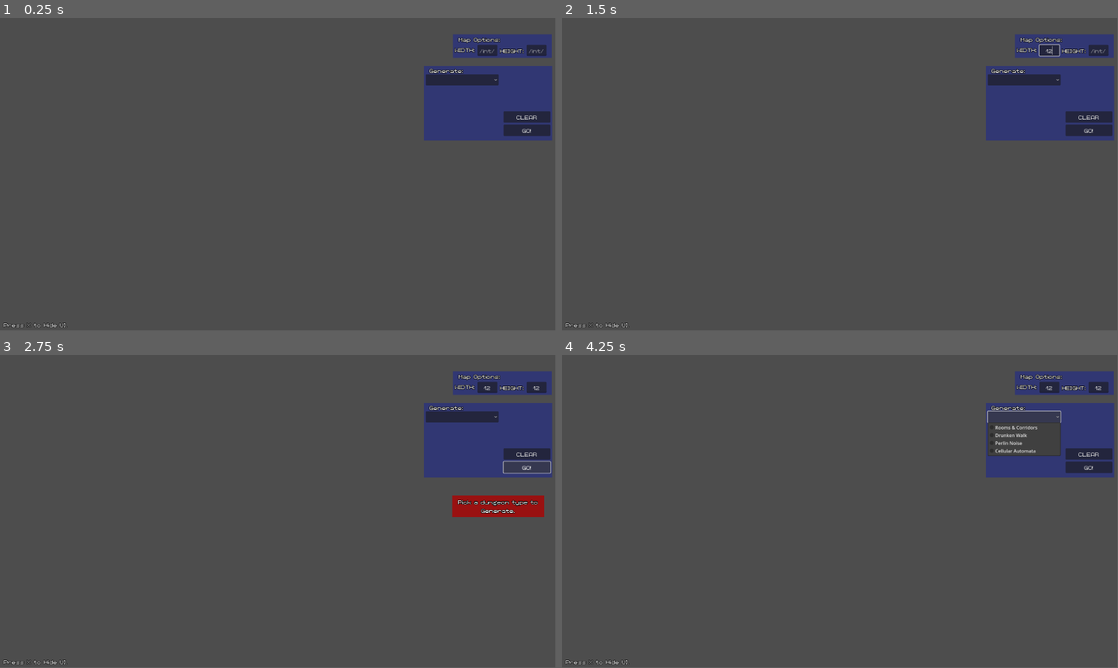
Above: before the commit, frames 1-4 (two rows, left to right).
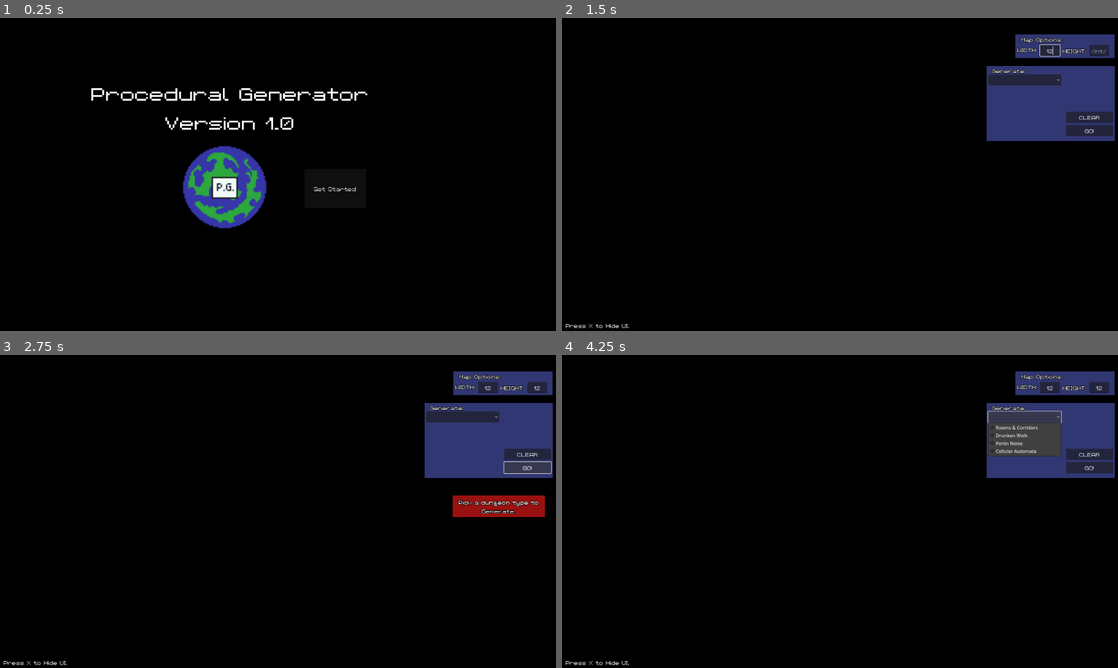
Above: after the commit, the same moments.

Repository: JPGFG/proc-gen
Game: Godot game, scene res://assets/scenes/TitleScreen.tscn
Same seed, same stepped clock (60 frames per second), same inputs: the game is played once before the commit and once after it. Before the commit the project starts from res://assets/scenes/game_map.tscn.
Inputs (mouse positions are in pixels of both pictures, inside the frame that each line leads up to):
- Up to frame 1 (0.25 s): no input
- Up to frame 2 (1.5 s): click (895, 187) at 0.5 s, where only the run after the commit has a clickable "Get Started"; click (1051, 49) at 1.27 s; type "12" at 1.35 s
- Up to frame 3 (2.75 s): click (539, 386) at 1.5 s; type "12" at 1.58 s; click "GO!" at 2 s
- Up to frame 4 (4.25 s): click "GO!" at 2.75 s; click (1023, 417) at 3.5 s
In our replay, the window is 799x449 before the commit and 800x450 after it. These sizes can differ from the game's own. Grey fills any space a smaller window leaves; there, only what the larger window draws over its background counts as a difference.

The runs differ from the first frame. In frame 1, 99% of the frame differs, in the area x 0-100%, y 0-100%; in frame 2, 93%; in frame 3, 92%; in frame 4, 93%.

Commit message:
completed build and submitted

Diff:
--- a/assets/scenes/PathFinder.gd
+++ /dev/null
@@ -1,39 +0,0 @@
-class_name PathFinder
-extends Node2D
-
-@export var tileMap : TileMapLayer
-var game_map: GameMap
-var start_point : Vector2i
-var end_point : Vector2i
-var enabled : bool = true
-
-# tileMap.local_to_map(tileMap.get_local_mouse_position()) Returns the local tile location in the grid.
-
-func _init(_game_map : GameMap, _tile_map : TileMapLayer):
-	game_map = _game_map
-	tileMap = _tile_map
-	start_point = Vector2.ZERO
-	end_point = Vector2.ZERO
-	# enabled = false # (for later)
-
-func clearPoints():
-	start_point = Vector2i.ZERO
-	end_point = Vector2i.ZERO
-
-func _unhandled_input(event: InputEvent) -> void:
-	if event is InputEventMouseButton and event.pressed and event.button_index == MOUSE_BUTTON_LEFT and enabled:
-		if start_point == Vector2i.ZERO && end_point == Vector2i.ZERO:
-			start_point = tileMap.local_to_map(tileMap.get_local_mouse_position())
-			print(start_point)
-		elif start_point != Vector2i.ZERO && end_point == Vector2i.ZERO:
-			end_point = tileMap.local_to_map(tileMap.get_local_mouse_position())
-			print(end_point)
-			print("do djikstra")
-			print (start_point.distance_to(end_point))
-		elif (start_point != Vector2i.ZERO && end_point != Vector2i.ZERO):
-			clearPoints()
-
-		return
-
-func pathfind(_start_point : Vector2i, _end_point : Vector2i):
-	pass
--- /dev/null
+++ b/assets/scenes/TitleScreen.tscn
@@ -0,0 +1,49 @@
+[gd_scene load_steps=5 format=3 uid="uid://8k77go8gydif"]
+
+[ext_resource type="Texture2D" uid="uid://b58d1te0tdf60" path="res://assets/art/iconography/game-icon.png" id="1_8n5cd"]
+[ext_resource type="FontFile" uid="uid://jpnjoj46dxw4" path="res://assets/fonts/aurora_24/aurora-24.ttf" id="2_wvet8"]
+[ext_resource type="Theme" uid="uid://2x31sgdretky" path="res://assets/styles/style_theme.tres" id="3_r8d85"]
+[ext_resource type="Script" uid="uid://baypfgg0184xl" path="res://assets/scenes/startgame.gd" id="4_m2rt4"]
+
+[node name="Control" type="Control"]
+layout_mode = 3
+anchors_preset = 15
+anchor_right = 1.0
+anchor_bottom = 1.0
+grow_horizontal = 2
+grow_vertical = 2
+
+[node name="TextureRect" type="TextureRect" parent="."]
+layout_mode = 0
+offset_left = 619.0
+offset_top = 429.0
+offset_right = 689.0
+offset_bottom = 499.0
+scale = Vector2(4.4833994, 4.419486)
+texture = ExtResource("1_8n5cd")
+
+[node name="RichTextLabel" type="RichTextLabel" parent="."]
+layout_mode = 0
+offset_left = 160.0
+offset_top = 154.0
+offset_right = 1011.0
+offset_bottom = 359.0
+scale = Vector2(1.4944664, 1.4731619)
+theme_override_fonts/normal_font = ExtResource("2_wvet8")
+theme_override_font_sizes/normal_font_size = 38
+text = "Procedural Generator
+Version 1.0"
+horizontal_alignment = 1
+vertical_alignment = 1
+
+[node name="Button" type="Button" parent="."]
+layout_mode = 0
+offset_left = 1051.0
+offset_top = 521.0
+offset_right = 1264.0
+offset_bottom = 656.0
+theme = ExtResource("3_r8d85")
+text = "Get Started"
+script = ExtResource("4_m2rt4")
+
+[connection signal="pressed" from="Button" to="Button" method="_on_pressed"]
--- a/assets/scenes/game_map.tscn
+++ b/assets/scenes/game_map.tscn
@@ -1,8 +1,9 @@
-[gd_scene load_steps=7 format=3 uid="uid://5blpnymuiwi0"]
+[gd_scene load_steps=8 format=3 uid="uid://5blpnymuiwi0"]
 
 [ext_resource type="Texture2D" uid="uid://260tvsr7rcbn" path="res://assets/art/wall-tile-aseprite-spritesheet.png" id="2_bdhei"]
 [ext_resource type="PackedScene" uid="uid://bjoiwa2wyss7w" path="res://assets/scenes/ui_overlay.tscn" id="2_ug7s2"]
 [ext_resource type="Script" uid="uid://dfqkh73h463t" path="res://scripts/handlers/FreeCamera.gd" id="3_bdhei"]
+[ext_resource type="AudioStream" uid="uid://tcc3bpam4x7k" path="res://assets/art/music/background-track.mp3" id="4_ug7s2"]
 
 [sub_resource type="TileSetAtlasSource" id="TileSetAtlasSource_bdhei"]
 resource_name = "dtest-tilemap"
@@ -37,3 +38,7 @@
 disabled = true
 
 [node name="Camera2D" type="Camera2D" parent="Camera"]
+
+[node name="AudioStreamPlayer2D" type="AudioStreamPlayer2D" parent="."]
+stream = ExtResource("4_ug7s2")
+autoplay = true
--- a/assets/scenes/path_finder.tscn
+++ b/assets/scenes/path_finder.tscn
@@ -1,6 +1,6 @@
 [gd_scene load_steps=2 format=3 uid="uid://fwvovdelomoe"]
 
-[ext_resource type="Script" uid="uid://brbn5l1quosuf" path="res://assets/scenes/PathFinder.gd" id="1_hjbc7"]
+[ext_resource type="Script" uid="uid://brbn5l1quosuf" path="res://scripts/pathing/PathFinder.gd" id="1_hjbc7"]
 
 [node name="PathFinder" type="Node2D" node_paths=PackedStringArray("tileMap")]
 script = ExtResource("1_hjbc7")
--- /dev/null
+++ b/assets/scenes/startgame.gd
@@ -0,0 +1,5 @@
+extends Button
+
+
+func _on_pressed():
+	get_tree().change_scene_to_file("res://assets/scenes/game_map.tscn")
--- a/project.godot
+++ b/project.godot
@@ -12,7 +12,7 @@
 
 config/name="Procedural-Generator"
 config/description="A Procedural Generation Application"
-run/main_scene="uid://5blpnymuiwi0"
+run/main_scene="uid://8k77go8gydif"
 config/features=PackedStringArray("4.5", "GL Compatibility")
 config/icon="uid://b58d1te0tdf60"
 
@@ -20,8 +20,10 @@
 
 window/size/viewport_width=1920
 window/size/viewport_height=1080
+window/stretch/mode="viewport"
 
 [rendering]
 
 renderer/rendering_method="gl_compatibility"
 renderer/rendering_method.mobile="gl_compatibility"
+environment/defaults/default_clear_color=Color(0, 0, 0, 1)
--- a/scripts/handlers/GenerationHandler.gd
+++ b/scripts/handlers/GenerationHandler.gd
@@ -16,13 +16,15 @@
 
 var inputOptionArray : Array[InputOption] = []
 
+
 @export_category("TileMap Settings")
 @export var tileMap : TileMapLayer
+var game_map : GameMap
 
 var floor_atlas := Vector2(0, 0)
 var wall_atlas := Vector2(1, 0)
 
-#TODO implement x to toggle UI
+
 func _unhandled_key_input(event):
 	if event.is_pressed() and event.keycode == KEY_X:
 		if self.visible == true: self.visible = false
@@ -38,41 +40,38 @@
 
 func generate():
 	var _dungeonGenerator
-	var _game_map : GameMap
-	_game_map = GameMap.new(int(i_MAPWIDTH_FIELD.text), int(i_MAPHEIGHT_FIELD.text))
+	game_map = GameMap.new(int(i_MAPWIDTH_FIELD.text), int(i_MAPHEIGHT_FIELD.text))
 	match generatorChoice:
 		dungeonType.RECT_CORRIDOR:
 			var _max_rooms = int(inputOptionArray[0].inputField.text)
 			var _min_rooms = int(inputOptionArray[1].inputField.text)
 			var _max_room_w = int(inputOptionArray[2].inputField.text)
 			var _max_room_h = int(inputOptionArray[3].inputField.text)
-			_dungeonGenerator = RectangleDungeonGenerator.new(_max_rooms, _min_rooms, _max_room_h, _max_room_w, _game_map)
+			_dungeonGenerator = RectangleDungeonGenerator.new(_max_rooms, _min_rooms, _max_room_h, _max_room_w, game_map)
 			_dungeonGenerator.genDungeon()
-			bakeMap(_game_map)
+			bakeMap(game_map)
 		dungeonType.DRUNKEN_WALK:
 			var _walkers = int(inputOptionArray[0].inputField.text)
 			var _steps = int(inputOptionArray[1].inputField.text)
-			_dungeonGenerator = DrunkWalkDungeonGenerator.new(_game_map, _steps, _walkers)
+			_dungeonGenerator = DrunkWalkDungeonGenerator.new(game_map, _steps, _walkers)
 			_dungeonGenerator.genDungeon()
-			bakeMap(_game_map)
+			bakeMap(game_map)
 		dungeonType.PERLIN_NOISE:
 			var _frequency : float = float(inputOptionArray[0].inputField.text)
 			var _fractal_octaves : int = int(inputOptionArray[1].inputField.text)
 			var _fractal_lacunarity : float = float(inputOptionArray[2].inputField.text)
 			var _fractal_gain : float = float(inputOptionArray[3].inputField.text)
-
-			_dungeonGenerator = PerlinNoiseDungeonGenerator.new(_game_map, randi(), _frequency, _fractal_octaves, _fractal_lacunarity, _fractal_gain)
+			_dungeonGenerator = PerlinNoiseDungeonGenerator.new(game_map, randi(), _frequency, _fractal_octaves, _fractal_lacunarity, _fractal_gain)
 			_dungeonGenerator.genDungeon()
-			bakeMap(_game_map)
+			bakeMap(game_map)
 		dungeonType.CELLULAR_AUTOMATA:
 			var placement: float = float(inputOptionArray[0].inputField.text)
 			var survival: int = int(inputOptionArray[1].inputField.text)
 			var birth: int = int(inputOptionArray[2].inputField.text)
 			var generations: int = int(inputOptionArray[2].inputField.text)
-
-			_dungeonGenerator = CellularAutomataDungeonGenerator.new(_game_map, placement, survival, birth, generations)
+			_dungeonGenerator = CellularAutomataDungeonGenerator.new(game_map, placement, survival, birth, generations)
 			_dungeonGenerator.genDungeon()
-			bakeMap(_game_map)
+			bakeMap(game_map)
 
 func setupGenUI(type:dungeonType):
 	match type:
@@ -150,7 +149,7 @@
 	await get_tree().create_timer(2).timeout
 	warningPanel.visible = false
 
-func bakeMap(game_map: GameMap) -> void:
+func bakeMap(_game_map: GameMap) -> void:
 	if tileMap == null:
 		push_error("No Tile Map added to export field.")
 		return
@@ -159,8 +158,8 @@
 	@warning_ignore("unused_variable")
 	var tileSet := tileMap.tile_set
 	var source_id = tileMap.tile_set.get_source_id(0)
-	for y in range(game_map.map_h):
-		for x in range(game_map.map_w):
-			var cell = game_map.map[x][y]
+	for y in range(_game_map.map_h):
+		for x in range(_game_map.map_w):
+			var cell = _game_map.map[x][y]
 			var atlas := wall_atlas if (cell is WallCell) else floor_atlas
 			tileMap.set_cell(Vector2i(x, y), source_id, atlas)
--- /dev/null
+++ b/scripts/pathing/PathFinder.gd
@@ -0,0 +1,121 @@
+class_name PathFinder
+extends Node2D
+
+@export var tileMap : TileMapLayer
+var game_map: GameMap
+var start_point : Vector2i
+var end_point : Vector2i
+var enabled : bool = true
+
+var path: Array[Vector2i] = []
+# tileMap.local_to_map(tileMap.get_local_mouse_position()) Returns the local tile location in the grid.
+
+func _init(_game_map : GameMap, _tile_map : TileMapLayer):
+	game_map = _game_map
+	tileMap = _tile_map
+	start_point = Vector2.ZERO
+	end_point = Vector2.ZERO
+	# enabled = false # (for later)
+
+func clearPoints():
+	start_point = Vector2i.ZERO
+	end_point = Vector2i.ZERO
+
+func _input(event: InputEvent) -> void:
+	if event is InputEventMouseButton and event.pressed and event.button_index == MOUSE_BUTTON_LEFT and enabled:
+		if start_point == Vector2i.ZERO && end_point == Vector2i.ZERO:
+			start_point = tileMap.local_to_map(tileMap.get_local_mouse_position())
+		elif start_point != Vector2i.ZERO && end_point == Vector2i.ZERO:
+			end_point = tileMap.local_to_map(tileMap.get_local_mouse_position())
+			path = djikstra_pathfind(start_point, end_point)
+			queue_redraw()
+		elif (start_point != Vector2i.ZERO && end_point != Vector2i.ZERO):
+			clearPoints()
+			clear_path()
+
+		return
+
+
+func show_path(new_path: Array[Vector2i]) -> void:
+	path = new_path.duplicate(true)
+	queue_redraw()
+
+func clear_path() -> void:
+	path.clear()
+	queue_redraw()
+
+func _draw() -> void:
+	if path.is_empty() or tileMap == null:
+		return
+
+	var tile_size: Vector2 = Vector2(tileMap.tile_set.tile_size)
+
+	for cell in path:
+		var local_pos: Vector2 = tileMap.map_to_local(cell)
+		var rect := Rect2(local_pos - tile_size * 0.5, tile_size)
+
+		draw_rect(rect, Color(0.2, 0.6, 1.0, 0.4), true)
+
+func get_walkable_neighbors(root: Vector2i) -> Array:
+	var neighbors = []
+
+	for i in range(0, 4):
+		match i:
+			0:
+				var n = game_map.map[root.x][root.y - 1] as MapCell
+				if n.walkable: neighbors.append(n)
+			1:
+				var n = game_map.map[root.x][root.y + 1] as MapCell
+				if n.walkable: neighbors.append(n)
+			2:
+				var n = game_map.map[root.x + 1][root.y] as MapCell
+				if n.walkable: neighbors.append(n)
+			3:
+				var n = game_map.map[root.x - 1][root.y] as MapCell
+				if n.walkable: neighbors.append(n)
+	return neighbors
+
+
+func djikstra_pathfind(_start_point : Vector2i, _end_point : Vector2i) -> Array:
+	var frontier : Array[Vector2i] = [] # nodes to explore next
+	var came_from : Dictionary = {}
+	var cost_so_far : Dictionary = {}
+
+	frontier.append(_start_point)
+	came_from[_start_point] = null
+	cost_so_far[_start_point] = 0
+
+	while frontier.size() > 0:
+		# pick node with lowest cost
+		@warning_ignore("confusable_local_declaration")
+		var current = frontier[0]
+		for node in frontier:
+			if cost_so_far[node] < cost_so_far[current]:
+				current = node
+
+		frontier.erase(current)
+
+		if current == _end_point:
+			break
+
+		for neighbor_cell in get_walkable_neighbors(current):
+			var neighbor_pos = neighbor_cell.position
+			var new_cost = cost_so_far[current] + 1
+
+			if !cost_so_far.has(neighbor_pos) or new_cost < cost_so_far[neighbor_pos]:
+				cost_so_far[neighbor_pos] = new_cost
+				came_from[neighbor_pos] = current
+				frontier.append(neighbor_pos)
+
+	@warning_ignore("shadowed_variable")
+	var path : Array[Vector2i] = []
+	if not came_from.has(_end_point):
+		print("No available Path.")
+		return []
+
+	var current = _end_point
+	while current != null:
+		path.insert(0, current)
+		current = came_from.get(current, null)
+
+	return path
Not shown, added: assets/art/music/background-track.mp3.import
Not shown, added: assets/scenes/startgame.gd.uid
Not shown, added: export_presets.cfg
Renamed: assets/scenes/PathFinder.gd.uid -> scripts/pathing/PathFinder.gd.uid
Not shown, added: assets/art/music/background-track.mp3
